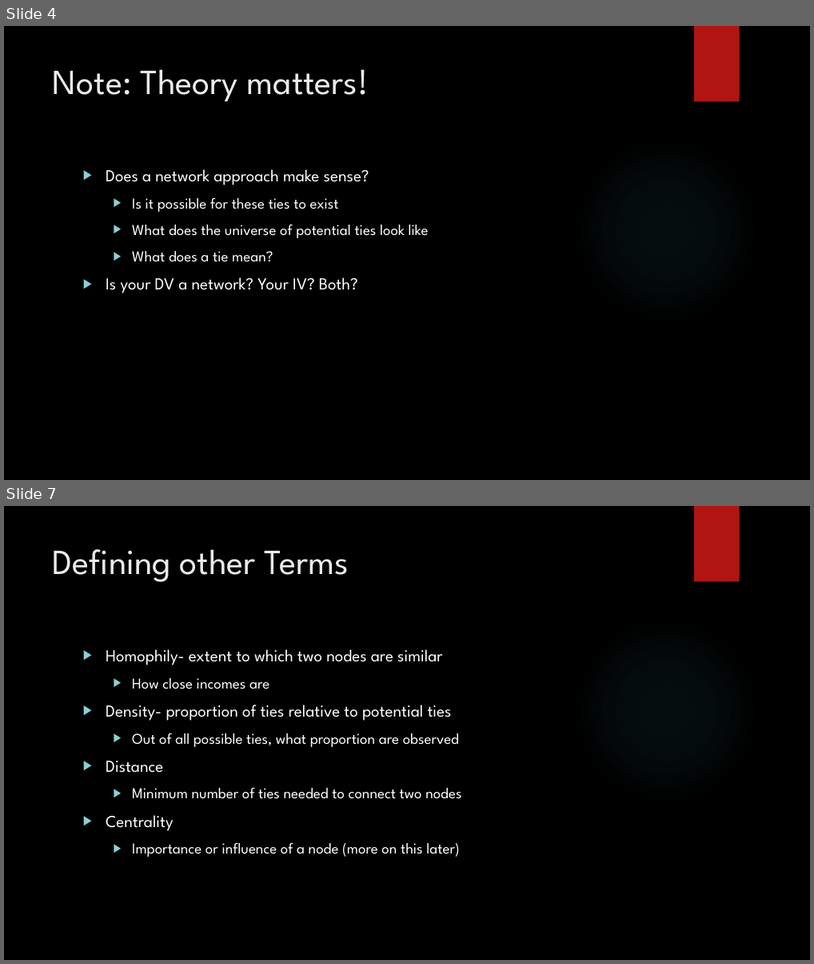
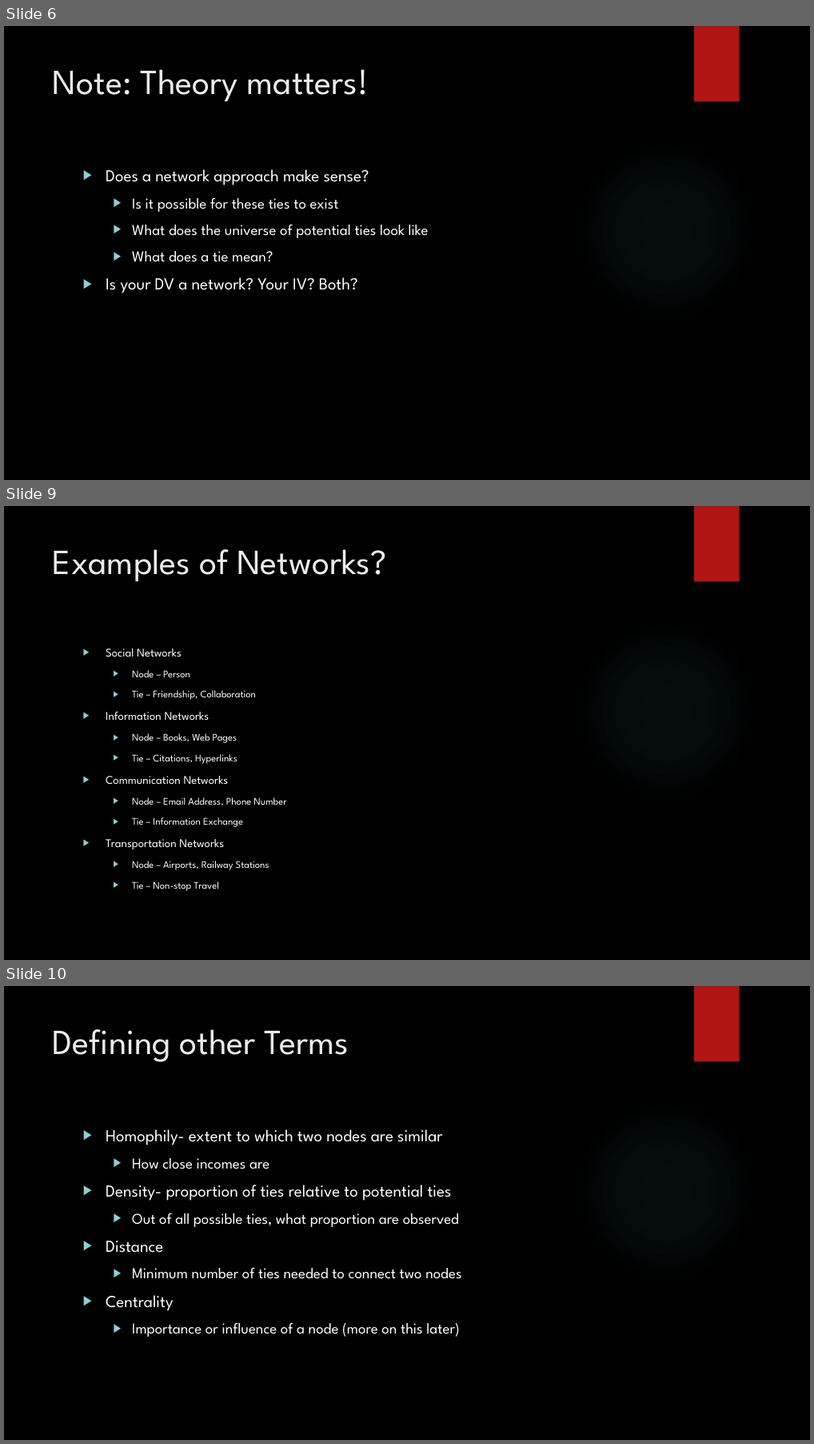
Before and after one commit to dwallc/Workshops, a slide deck: R/Basic Network Analysis Using R/Basic Network Analysis using R.pptx. Shown one above the other, each under a label of ours: slides 4 and 7 before the commit, slides 6, 9 and 10 after it; the slides between them are not shown. The pictures are 814x964 and 814x1444 pixels, drawn with LibreOffice and Linux fonts; fonts in the diff are those of the drawing; background and template pictures are left out. Boxes give left, top, right and bottom in pixels: in the first picture for what was removed or moved away, otherwise in the second. Text is boxed around its words. In the diff, an @@ line names an element or a change of style, - is before the commit and + after.

```diff
--- a/R/Basic Network Analysis Using R/Basic Network Analysis using R.pptx
+++ b/R/Basic Network Analysis Using R/Basic Network Analysis using R.pptx
@@ slide 9 added at bbox=[4, 506, 810, 960], background picture (left out); not listed: 2 template elements that a slide beside it also shows @@
@@ title added at bbox=[53, 549, 387, 581], 42 pt, text #EBEBEB @@
+Examples of Networks?
@@ text added at bbox=[106, 648, 286, 891], 12 pt, text #FFFFFF @@
+▶ Social Networks
+  ▶ Node – Person
+  ▶ Tie – Friendship, Collaboration
+▶ Information Networks
+  ▶ Node – Books, Web Pages
+  ▶ Tie – Citations, Hyperlinks
+▶ Communication Networks
+  ▶ Node – Email Address, Phone Number
+  ▶ Tie – Information Exchange
+▶ Transportation Networks
+  ▶ Node – Airports, Railway Stations
+  ▶ Tie – Non-stop Travel
@@ what was slide 4 is now slide 6 @@
@@ what was slide 7 is now slide 10 @@
```
Also in this commit, not shown: 3 slides changed, 2 other slides added.
